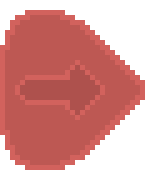
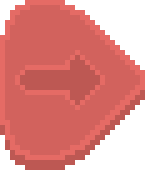
The second 150x170 image is a revision of the first. Changes to its layers:
showed "Layer 3" over [15,50,105,110]
showed "Triangle 1" over [0,0,145,170]
hid group "pressed" (2 layers) over [0,10,145,170]
